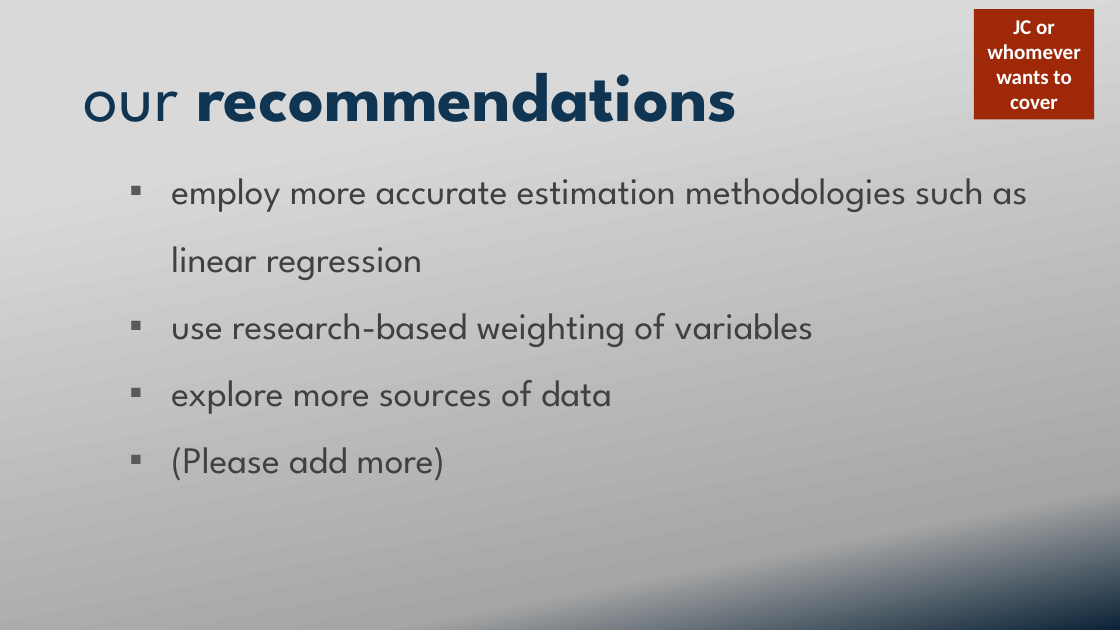
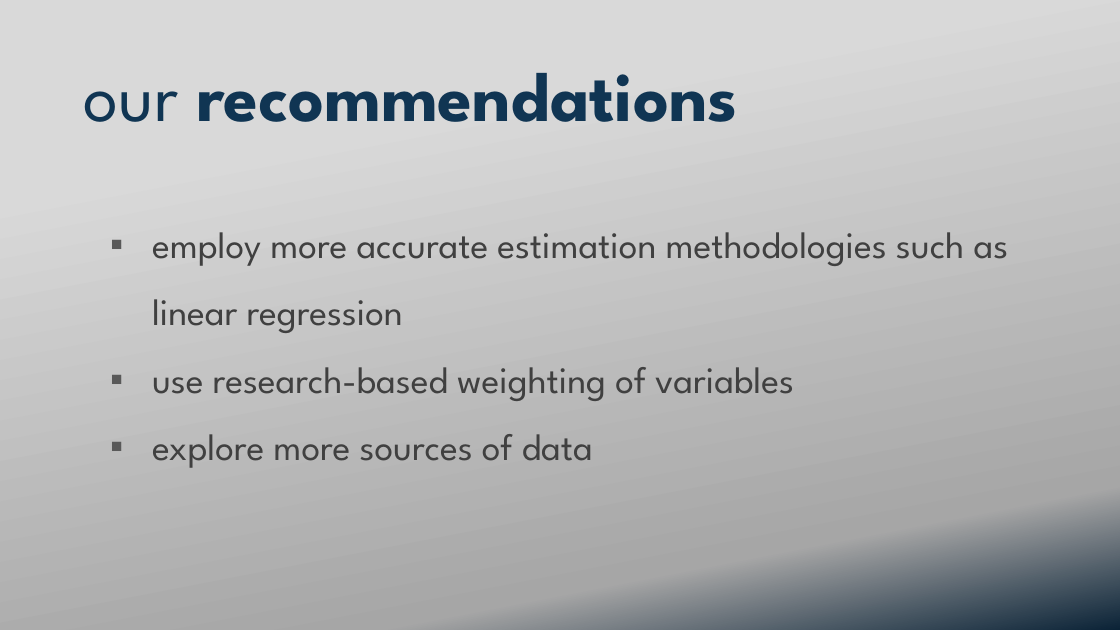
Before and after one commit to ekuo651/NYC-RE-Neighborhood-Trends, a slide deck: slide 20 of Presentation.pptx (slide 18 before the commit). Drawn at 1120x630 pixels with LibreOffice and Linux fonts; fonts in the diff are those of the drawing; background and template pictures are left out. Boxes give left, top, right and bottom in pixels: in the first picture for what was removed or moved away, otherwise in the second. Text is boxed around its words. In the diff, an @@ line names an element or a change of style, - is before the commit and + after.

Commit message:
made final changes

```diff
--- a/Presentation.pptx
+++ b/Presentation.pptx
@@ rectangle removed at <box>974,9,1094,119</box> @@
-JC or whomever wants to cover
@@ text "employ more accurate estimation methodologies ...": place and size @@
-text "employ more accurate estimation methodologies ..." at <box>171,178,1028,481</box>
+text "employ more accurate estimation methodologies ..." at <box>152,232,1009,468</box>
@@ text at <box>171,447,445,481</box>: paragraph removed @@
-▪ (Please add more)
```
Also in this commit, not shown: 14 other slides changed, 5 slides added, 3 slides removed.
